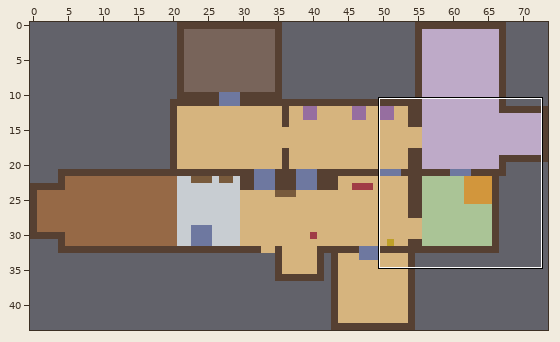
An edit to a level. Tiled map (JSON), docs/design/drafts/house-draft/house-draft.tmj. The first picture is a wide view before the edit; the outline marks the close-up.
Close-up. Earlier state:
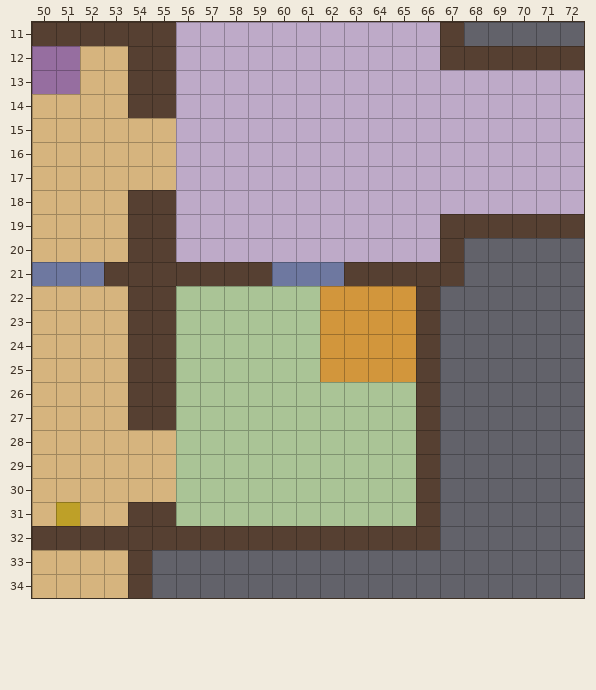
Cells are 16x16 px. Shown: x 50..72, y 11..34. The commit also changed other parts of the map, which this record leaves out.
After:
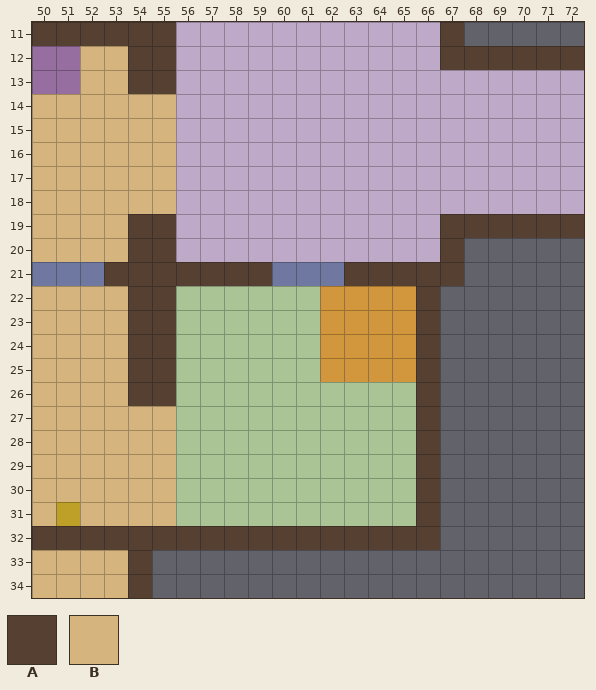
Key: from "draft-tiles": A 0, B 1.
_ is an empty cell, . an unchanged one.
Edits made:
--- layer "ground-spouse-t1"
@@ x 55..55 @@
-27 A
+27 B
@@ x 55..55 @@
-31 A
+31 B
--- layer "ground-spouse-t2"
@@ x 54..54 @@
-27 _
+27 B
@@ x 54..54 @@
-31 _
+31 B
--- layer "ground-corner-room"
@@ x 54..55 @@
-14 _A
+14 BB
@@ x 54..55 @@
-18 _A
+18 BB
